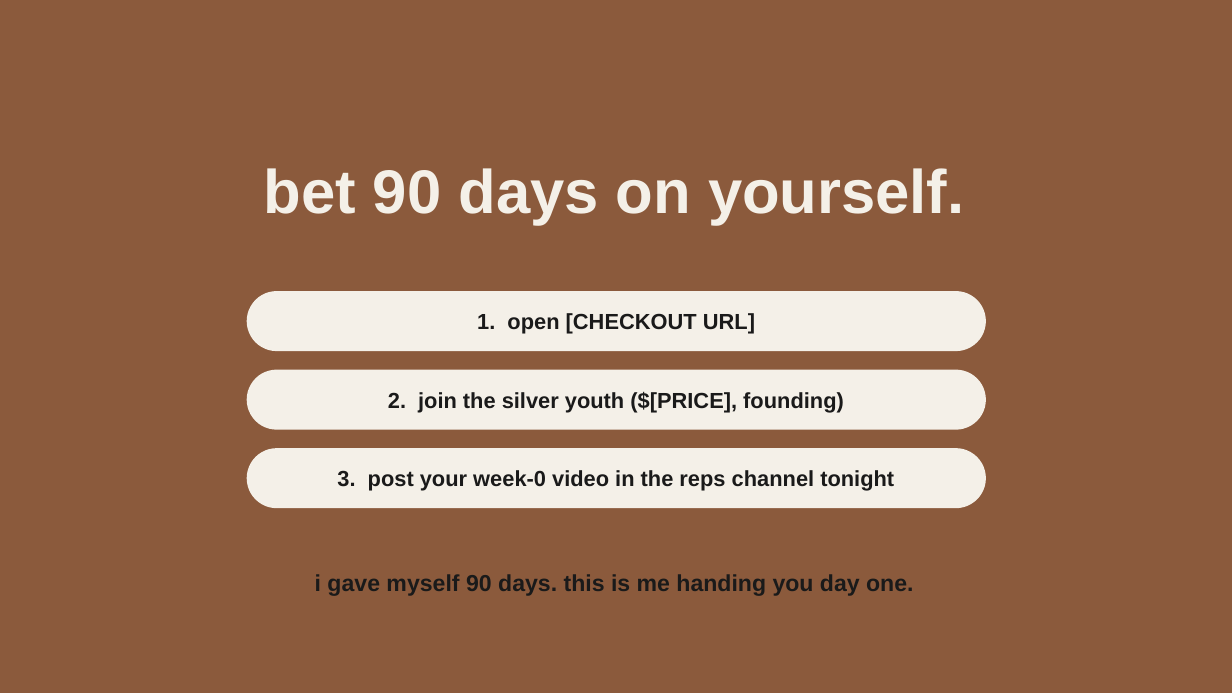
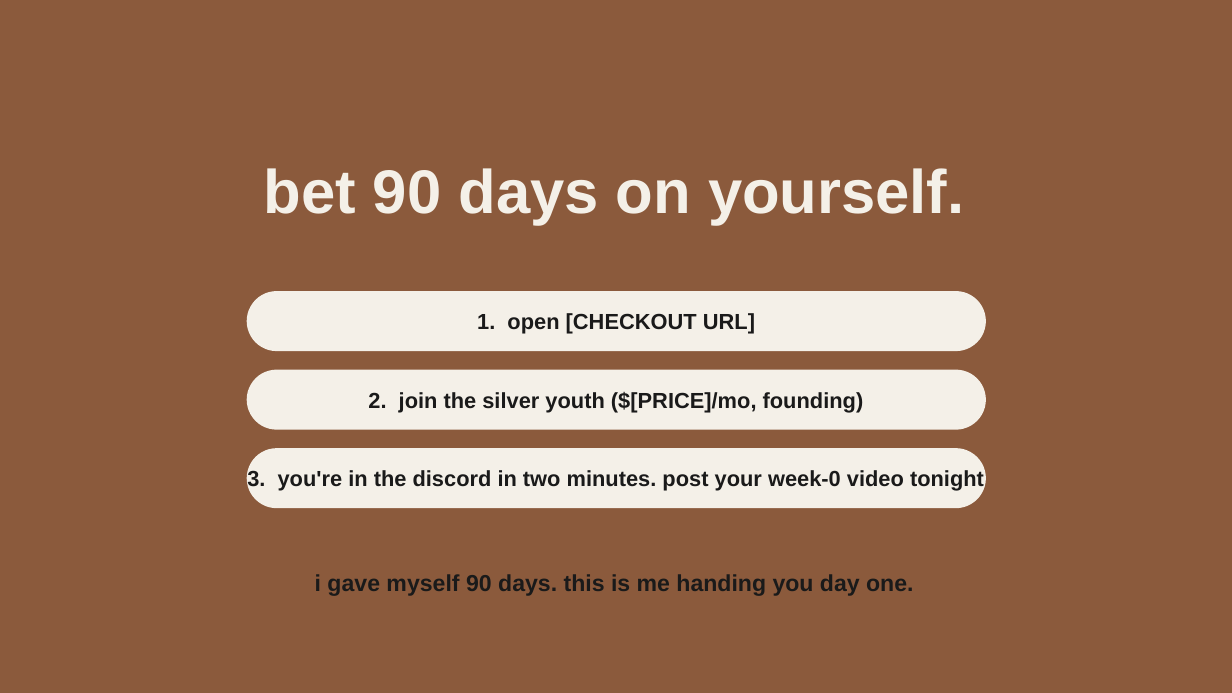
Before and after one commit to henryqueroa/thesilveryouth-package, a slide deck: slide 33 of webinar/thesilveryouth-webinar-deck.pptx. Drawn at 1232x693 pixels with LibreOffice and Linux fonts; fonts in the diff are those of the drawing. Boxes give left, top, right and bottom in pixels: in the first picture for what was removed or moved away, otherwise in the second. Text is boxed around its words. In the diff, an @@ line names an element or a change of style, - is before the commit and + after.

```diff
--- a/webinar/thesilveryouth-webinar-deck.pptx
+++ b/webinar/thesilveryouth-webinar-deck.pptx
@@ text in rounded rectangle at bbox=[368, 392, 864, 413]: text changed @@
-2. join the silver youth ($[PRICE], founding)
+2. join the silver youth ($[PRICE]/mo, founding)
@@ text in rounded rectangle at bbox=[247, 469, 984, 491]: text changed @@
-3. post your week-0 video in the reps channel tonight
+3. you're in the discord in two minutes. post your week-0 video tonight
```
Also in this commit, not shown: 12 other slides changed, 38 other files.
